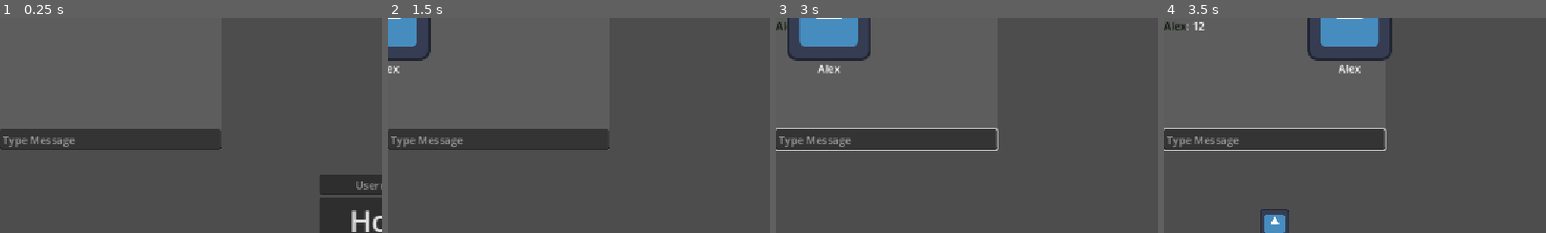
Above: before the commit, frames 1-4 (left to right).
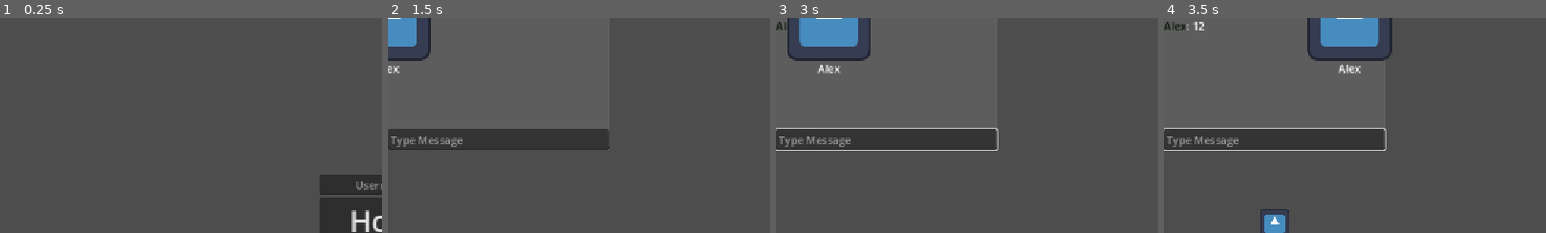
Above: after the commit, the same moments.

Repository: FlameWing-Code/Godot-Networking-Testing
Game: Godot game, scene res://scenes/world.tscn
Same seed, same stepped clock (60 frames per second), same inputs: the game is played once before the commit and once after it. The engine's default icon, where the game draws it, is replaced by a stand-in: a white triangle on a blue panel in a dark square.
Inputs (mouse positions are % of the whole screen's width and height, from its top left):
- Up to frame 1 (0.25 s): no input
- Up to frame 2 (1.5 s): click (50, 39) at 0.52 s; type "Alex" at 0.6 s; click "Host" at 1.25 s
- Up to frame 3 (3 s): click (14, 28) at 2.02 s; type "12" at 2.1 s; tap Enter at 2.75 s; move the mouse to (72, 45) at 2.77 s; hold Right (ui_right) from 2.78 s (still down); tap Alt at 2.85 s; click (72, 45) at 2.92 s
- Up to frame 4 (3.5 s): keep holding Right (ui_right)
The pictures show only the part of the screen within x 0-50%, y 0-50%; the shares and areas given below are measured in that part.

The runs differ from the first frame. In frame 1, 5.2% of the frame differs, in the area x 0-58%, y 51-62%; in frame 2, nothing differs; in frame 3, less than 0.1%; in frame 4, nothing differs.

Commit message:
made chatbox appear only when game running

Diff:
--- a/scenes/world.tscn
+++ b/scenes/world.tscn
@@ -21,6 +21,7 @@
 player = ExtResource("2_tlwt5")
 
 [node name="ChatBox" parent="." unique_id=113085777 instance=ExtResource("3_k0juu")]
+visible = false
 
 [node name="CanvasLayer" type="CanvasLayer" parent="." unique_id=1162348042]
 
--- a/scripts/world.gd
+++ b/scripts/world.gd
@@ -3,6 +3,7 @@
 @export var player: PackedScene
 const BALL = preload("res://scenes/ball.tscn")
 var can_create_ball = false
+@onready var chat_box = $ChatBox
 
 func create_player(id: int) -> void:
 	var instance = player.instantiate()
@@ -15,8 +16,14 @@
 func _on_peer_connected(id: int) -> void:
 	create_player(id)
 
+#im lazy and this is not connected to either button
+#because i is lazy and its just called in the functions below
+func on_either_button_pressed() -> void:
+	can_create_ball = true
+	chat_box.visible = true
+
 func _on_poopy_buttons_host_pressed(username: String) -> void:
-	can_create_ball = true
+	on_either_button_pressed()
 	NetworkManager.local_username = username
 	NetworkManager.create_server()
 	multiplayer.peer_connected.connect(_on_peer_connected)
@@ -24,7 +31,7 @@
 	create_player(multiplayer.get_unique_id())
 
 func _on_poopy_buttons_join_pressed(username: String) -> void:
-	can_create_ball = true
+	on_either_button_pressed()
 	NetworkManager.local_username = username
 	NetworkManager.create_client()
 
